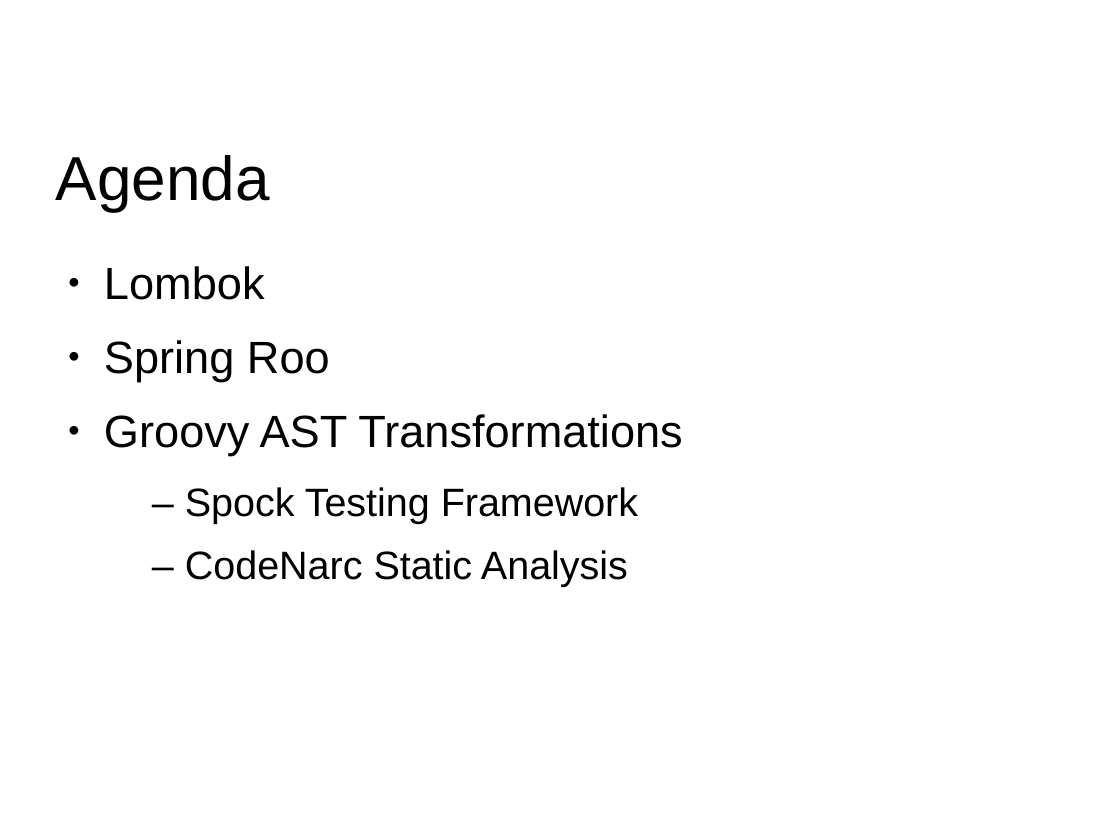
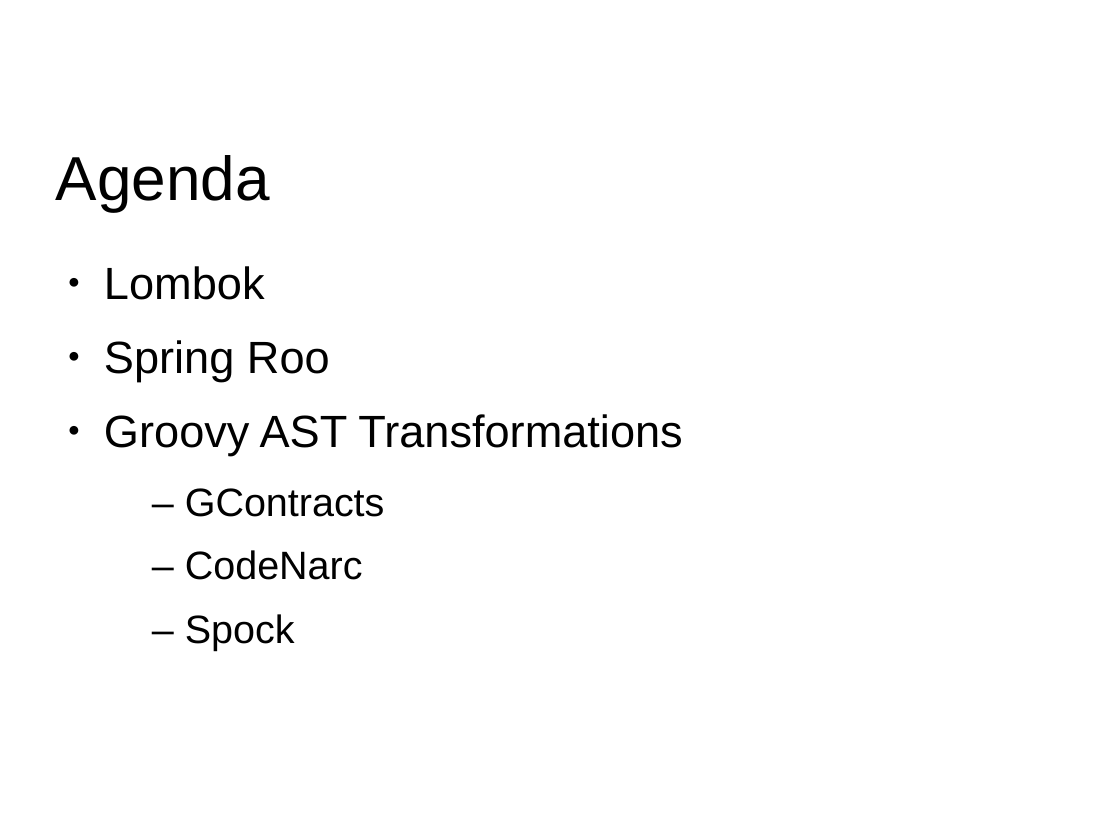
Before and after one commit to HamletDRC/presentations, a slide deck: slide 2 of asttransformations/CodeGeneration_SDC.odp. Drawn at 1120x840 pixels with LibreOffice and Linux fonts; fonts in the diff are those of the drawing; background and template pictures are left out. Boxes give left, top, right and bottom in pixels: in the first picture for what was removed or moved away, otherwise in the second. Text is boxed around its words. In the diff, an @@ line names an element or a change of style, - is before the commit and + after.

Commit message:
final slides for CodeGen SDC

```diff
--- a/asttransformations/CodeGeneration_SDC.odp
+++ b/asttransformations/CodeGeneration_SDC.odp
@@ text at bbox=[185, 488, 385, 650]: text changed @@
-  – Spock Testing Framework
-  – CodeNarc Static Analysis
+  – GContracts
+  – CodeNarc
+  – Spock
```
Also in this commit, not shown: 2 other slides changed, 3 slides added, 1 slide removed.
